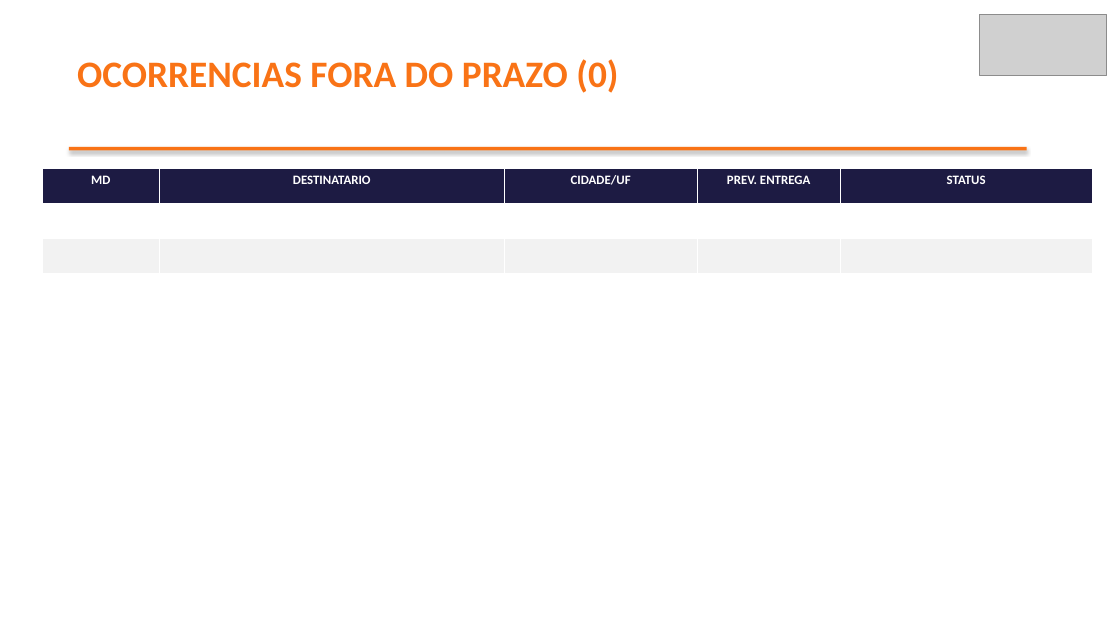
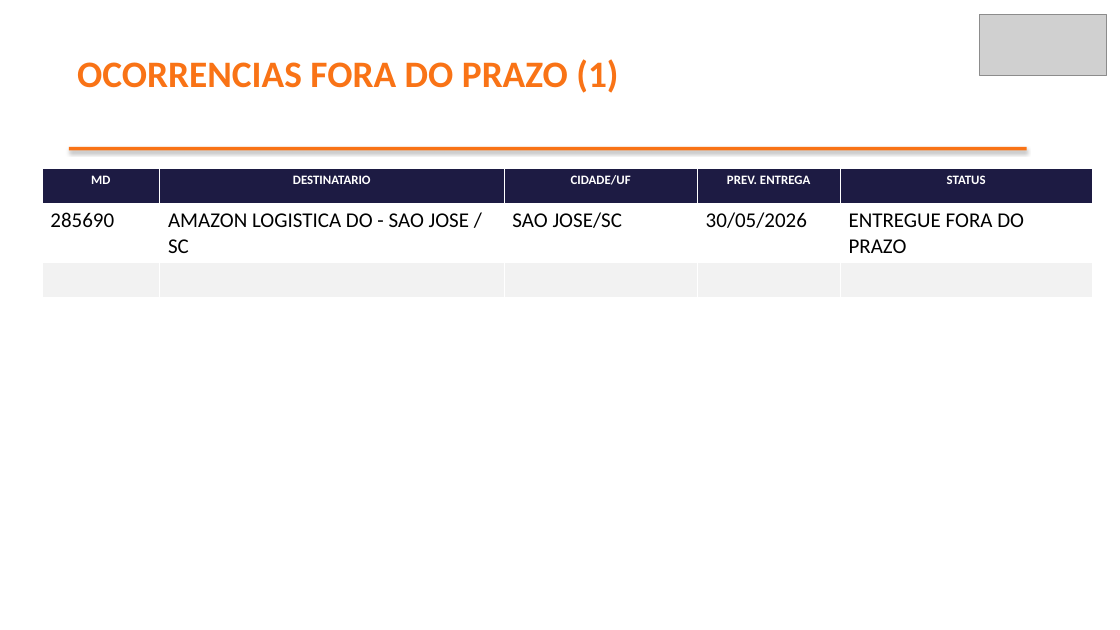
Before and after one commit to brendaelicia-sketch/PortoEX, a slide deck: slide 4 of pptx/maio_2026/AC_COMERCIAL_IMPORTADORA_E_EXP.pptx. Drawn at 1120x630 pixels with LibreOffice and Linux fonts; fonts in the diff are those of the drawing; grey boxes stand for pictures. Boxes give left, top, right and bottom in pixels: in the first picture for what was removed or moved away, otherwise in the second. Text is boxed around its words. In the diff, an @@ line names an element or a change of style, - is before the commit and + after.

```diff
--- a/pptx/maio_2026/AC_COMERCIAL_IMPORTADORA_E_EXP.pptx
+++ b/pptx/maio_2026/AC_COMERCIAL_IMPORTADORA_E_EXP.pptx
@@ text at (77, 59, 618, 93): text changed @@
-OCORRENCIAS FORA DO PRAZO (0)
+OCORRENCIAS FORA DO PRAZO (1)
@@ table at (42, 168, 1092, 274) @@
+row 2: 285690 | AMAZON LOGISTICA DO - SAO JOSE / SC | SAO JOSE/SC | 30/05/2026 | ENTREGUE FORA DO PRAZO
-row 3:  |  |  |  | 
```
Also in this commit, not shown: 4 other slides changed, 1 slide added, 1 slide removed.
